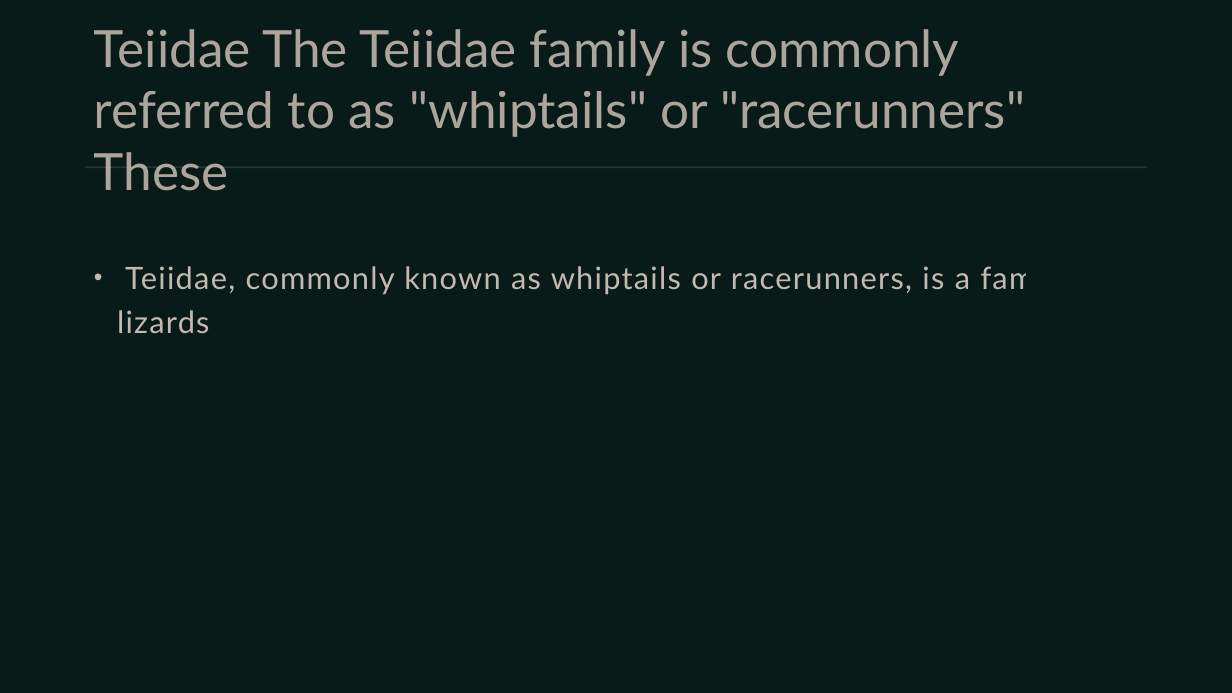
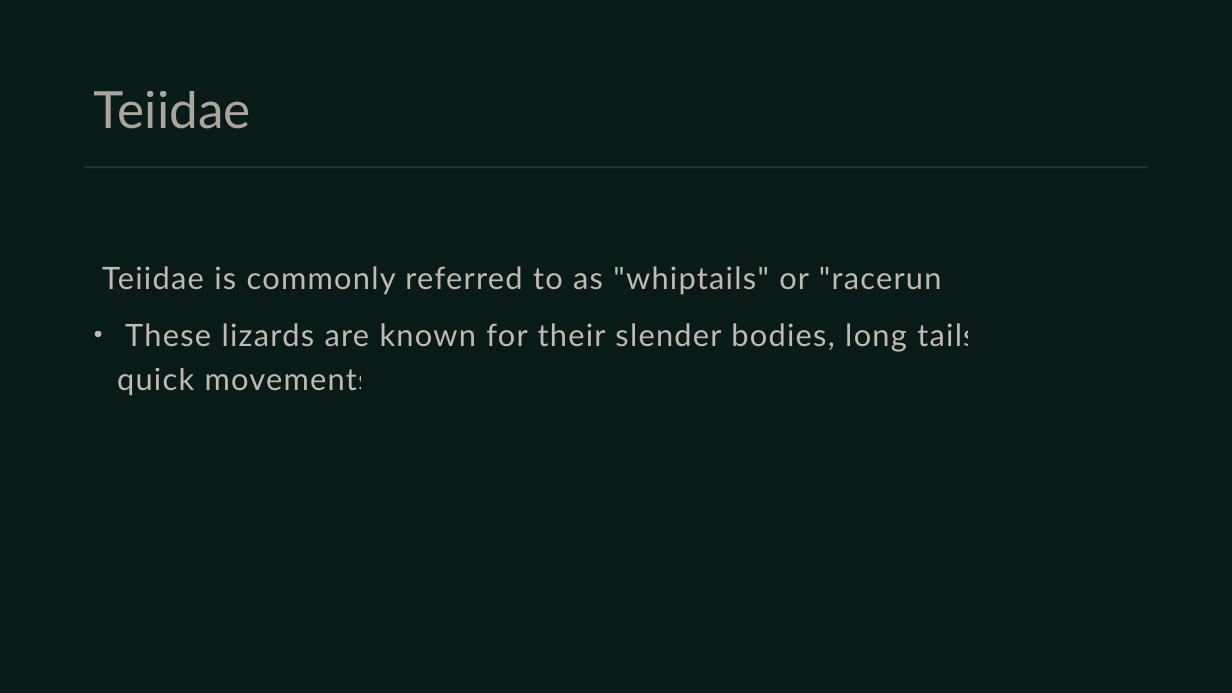
Before and after one commit to umarrasool15/Research2SlidesWebApp, a slide deck: slide 5 of pdfextraction/content/output/A Survey of South American Lizards Biodiversity and Ecological.pptx (slide 3 before the commit). Drawn at 1232x693 pixels with LibreOffice and Linux fonts; fonts in the diff are those of the drawing. Boxes give left, top, right and bottom in pixels: in the first picture for what was removed or moved away, otherwise in the second. Text is boxed around its words. In the diff, an @@ line names an element or a change of style, - is before the commit and + after.

```diff
--- a/pdfextraction/content/output/A Survey of South American Lizards Biodiversity and Ecological.pptx
+++ b/pdfextraction/content/output/A Survey of South American Lizards Biodiversity and Ecological.pptx
@@ title at box(94, 91, 251, 129): text changed @@
-Teiidae The Teiidae family is commonly referred to as "whiptails" or "racerunners" These
+Teiidae
@@ text at box(102, 266, 1023, 396): text changed @@
-• Teiidae, commonly known as whiptails or racerunners, is a family of lizards.
+• Teiidae is commonly referred to as "whiptails" or "racerunners."
+  These lizards are known for their slender bodies, long tails, and quick movements.
```
Also in this commit, not shown: 10 other slides changed, 8 slides added, 2 slides removed, 48 other files.
